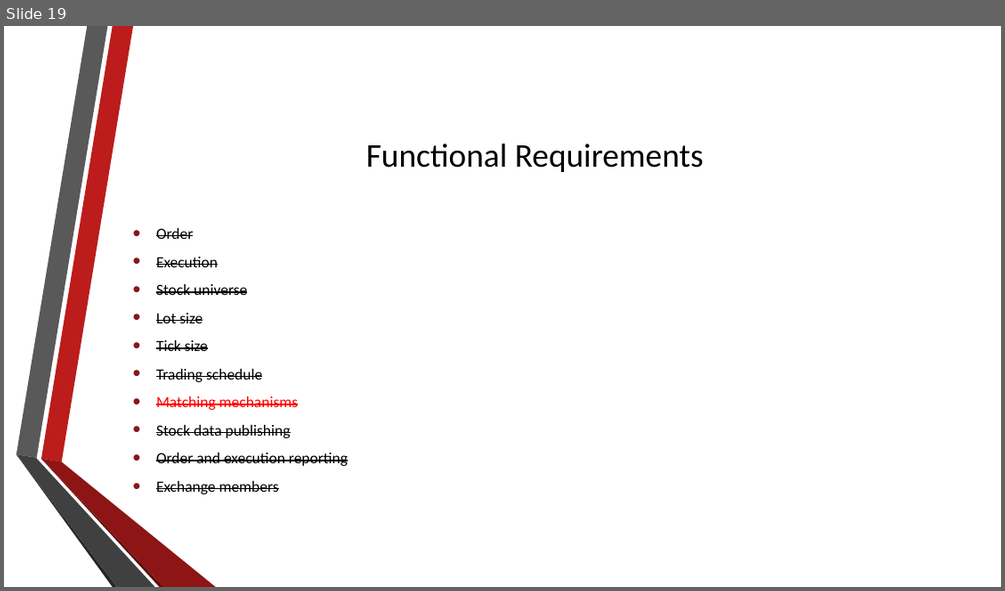
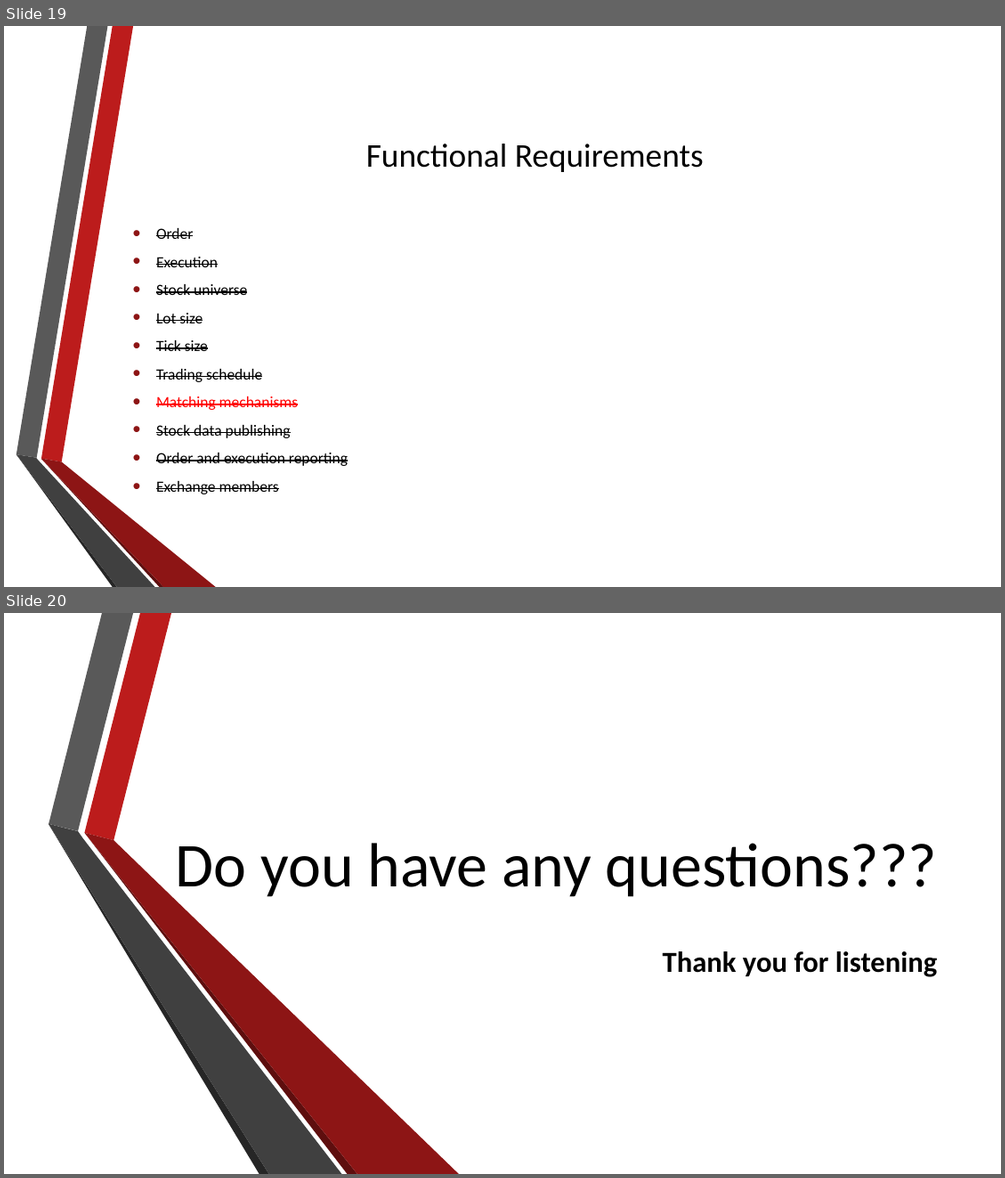
Before and after one commit to agoscinski/FinanceServiceComputing, a slide deck: presentations/ExchangeSimulator2.pptx. Shown one above the other, each under a label of ours: slide 19 before the commit, slides 19 and 20 after it. The pictures are 1005x591 and 1005x1178 pixels, drawn with LibreOffice and Linux fonts; fonts in the diff are those of the drawing; background and template pictures are left out. Boxes give left, top, right and bottom in pixels: in the first picture for what was removed or moved away, otherwise in the second. Text is boxed around its words. In the diff, an @@ line names an element or a change of style, - is before the commit and + after.

Commit message:
presentation

```diff
--- a/presentations/ExchangeSimulator2.pptx
+++ b/presentations/ExchangeSimulator2.pptx
@@ slide 20 added at [4,613,1001,1174], background picture (left out) @@
@@ group added at [48,613,460,1174]: 6 freeform shapes @@
@@ title added at [176,843,937,901], 60 pt, text #000000 @@
+Do you have any questions???
@@ subtitle added at [663,951,937,977], 28 pt, text #000000, bold @@
+Thank you for listening
```
